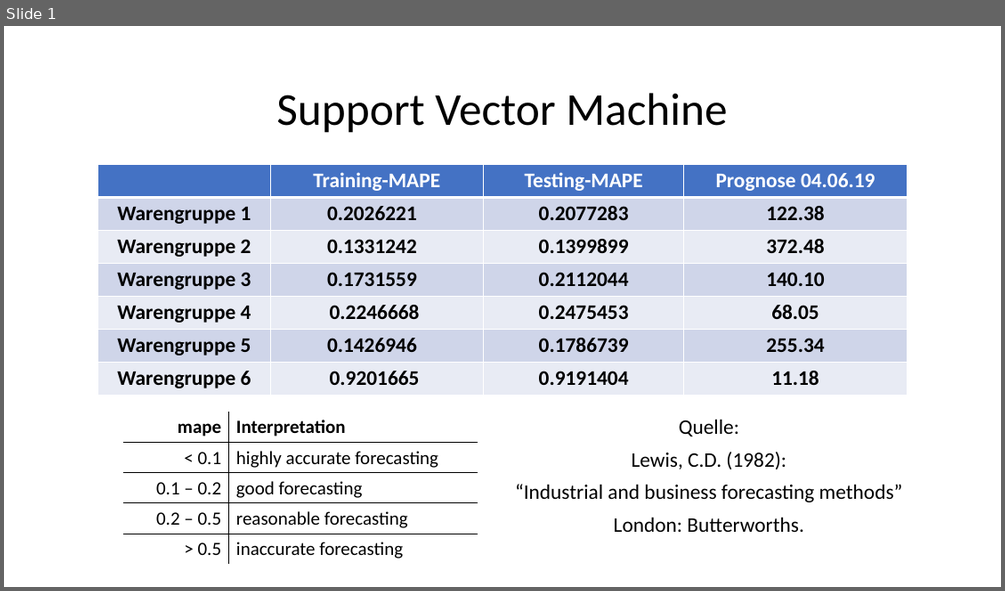
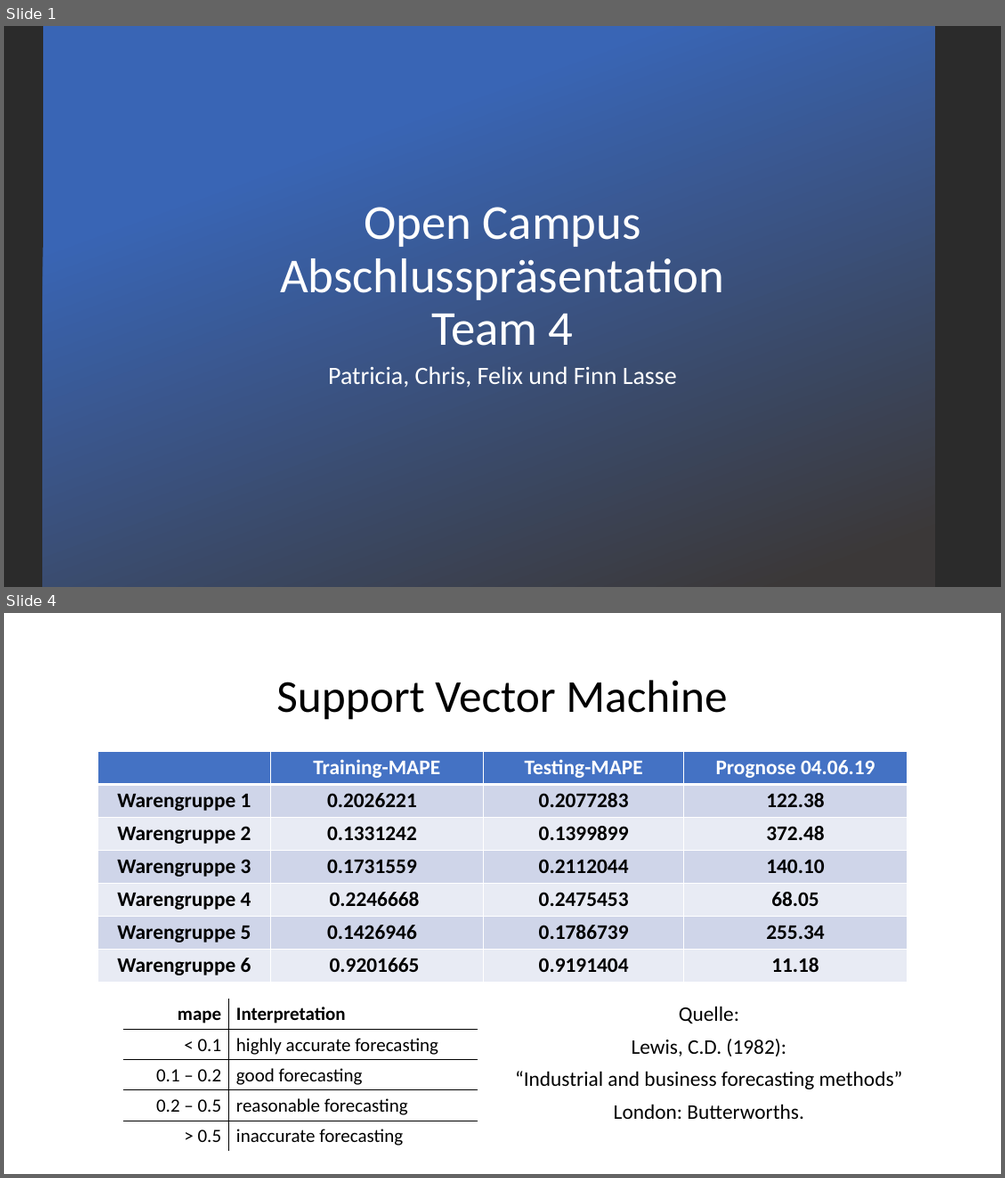
Before and after one commit to groenerfelix/opencampus, a slide deck: Abschlusspräsentation.pptx. Shown one above the other, each under a label of ours: slide 1 before the commit, slides 1 and 4 after it; the slides between them are not shown. The pictures are 1005x591 and 1005x1178 pixels, drawn with LibreOffice and Linux fonts; fonts in the diff are those of the drawing; background and template pictures are left out; a plain dark background stands for a picture behind light text. Boxes give left, top, right and bottom in pixels: in the first picture for what was removed or moved away, otherwise in the second. Text is boxed around its words. In the diff, an @@ line names an element or a change of style, - is before the commit and + after.

```diff
--- a/Abschlusspräsentation.pptx
+++ b/Abschlusspräsentation.pptx
@@ slide 1 added at [4,26,1001,587], background picture (left out) @@
@@ rectangle added at [43,26,935,587], fill gradient #3965B5 to #3B3838 @@
@@ title added at [280,207,725,346], 47 pt, text #FFFFFF @@
+Open Campus Abschlusspräsentation
+Team 4
@@ subtitle added at [328,366,677,387], 24 pt, text #FFFFFF @@
+Patricia, Chris, Felix und Finn Lasse
@@ what was slide 1 is now slide 4 @@
```
Also in this commit, not shown: 2 other slides added.
